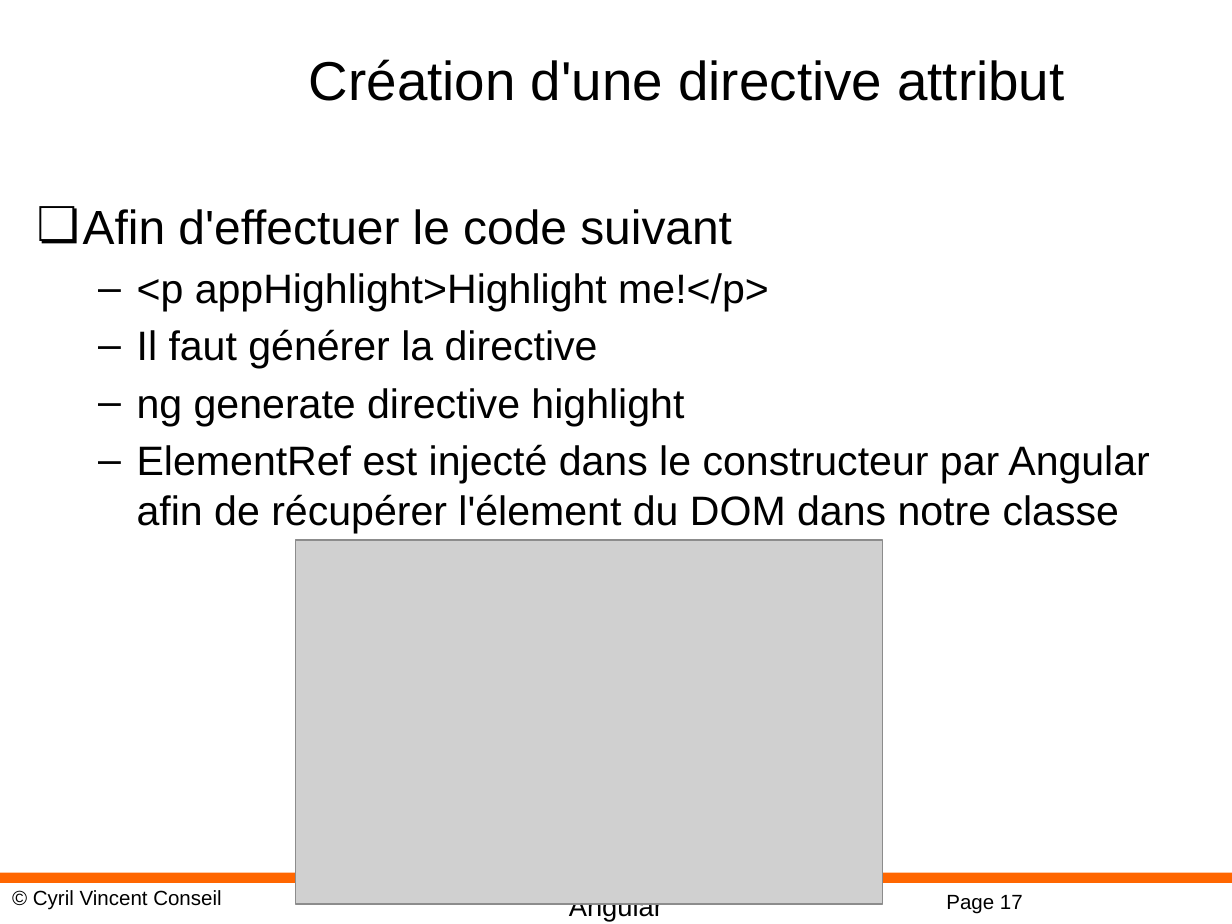
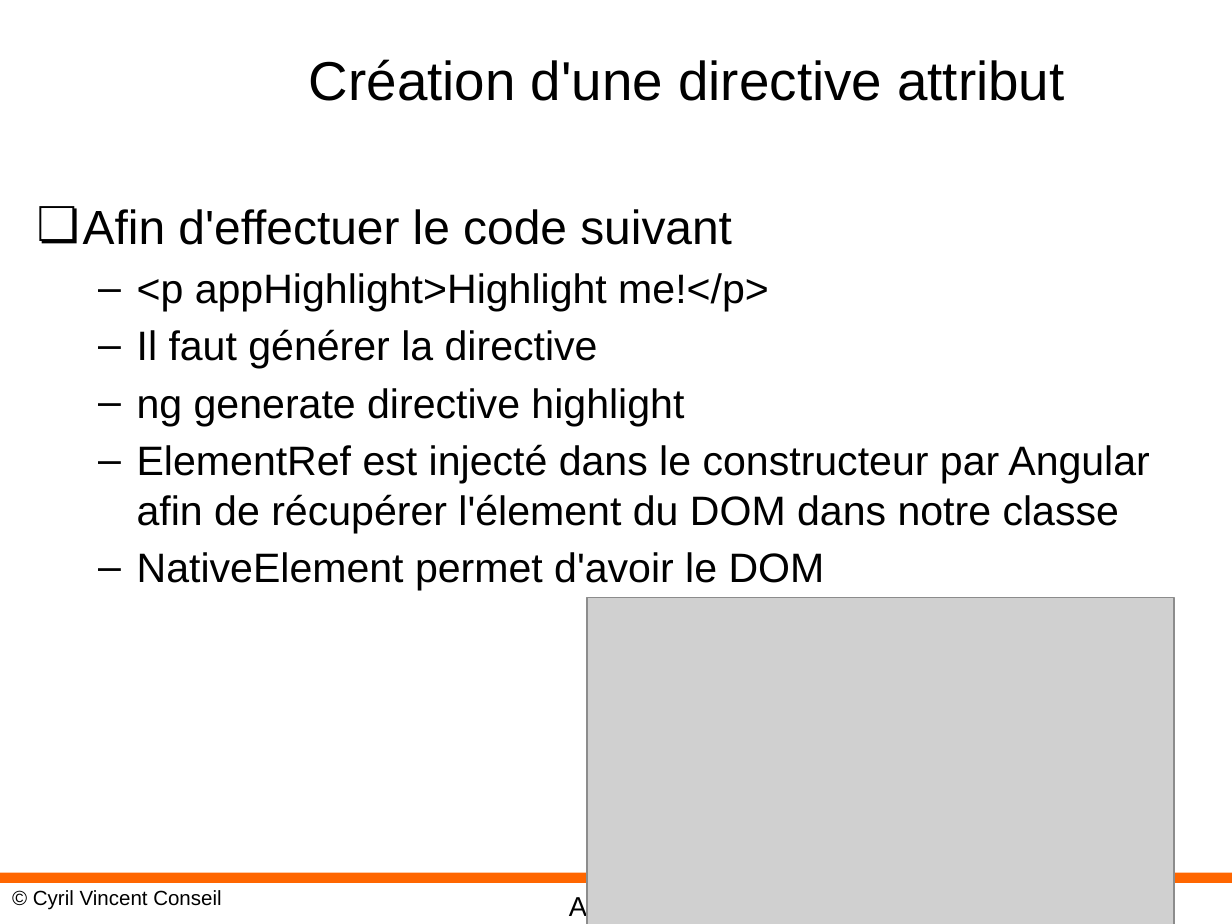
Before and after one commit to cyrilvincent/angular, a slide deck: slide 18 of PPT/Angular09-Directives.pptx (slide 17 before the commit). Drawn at 1232x924 pixels with LibreOffice and Linux fonts; fonts in the diff are those of the drawing; grey boxes stand for pictures; background and template pictures are left out. Boxes give left, top, right and bottom in pixels: in the first picture for what was removed or moved away, otherwise in the second. Text is boxed around its words. In the diff, an @@ line names an element or a change of style, - is before the commit and + after.

```diff
--- a/PPT/Angular09-Directives.pptx
+++ b/PPT/Angular09-Directives.pptx
@@ text at (x1=137, y1=552, x2=825, y2=590): paragraph added @@
+  – NativeElement permet d'avoir le DOM
@@ picture resized from (x1=296, y1=540, x2=882, y2=903) to (x1=586, y1=598, x2=1173, y2=924) @@
@@ page number removed at (x1=946, y1=895, x2=1023, y2=914) @@
-Page 17
```
Also in this commit, not shown: 3 other slides changed, 1 slide added, 51 other files.
